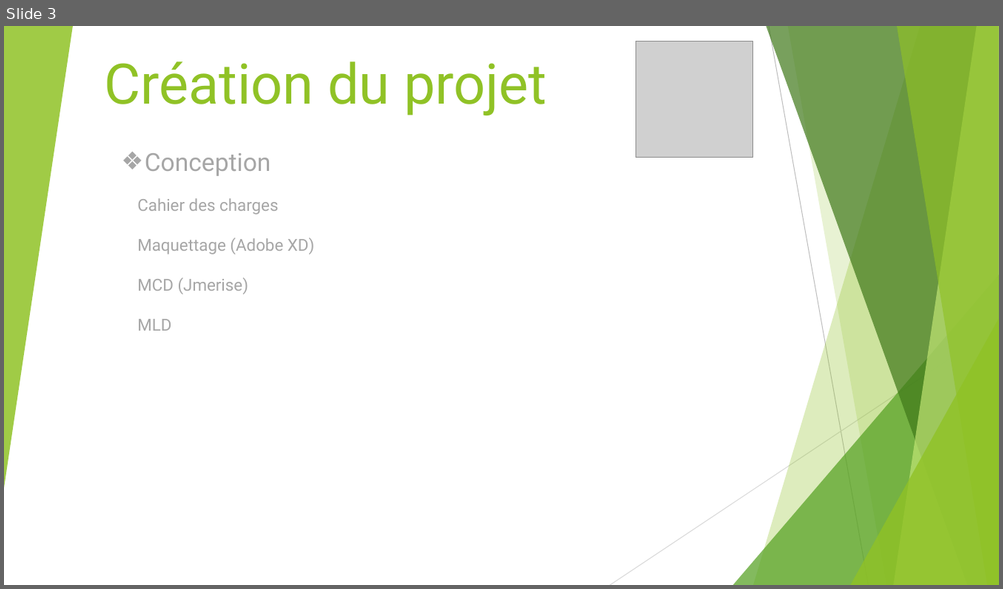
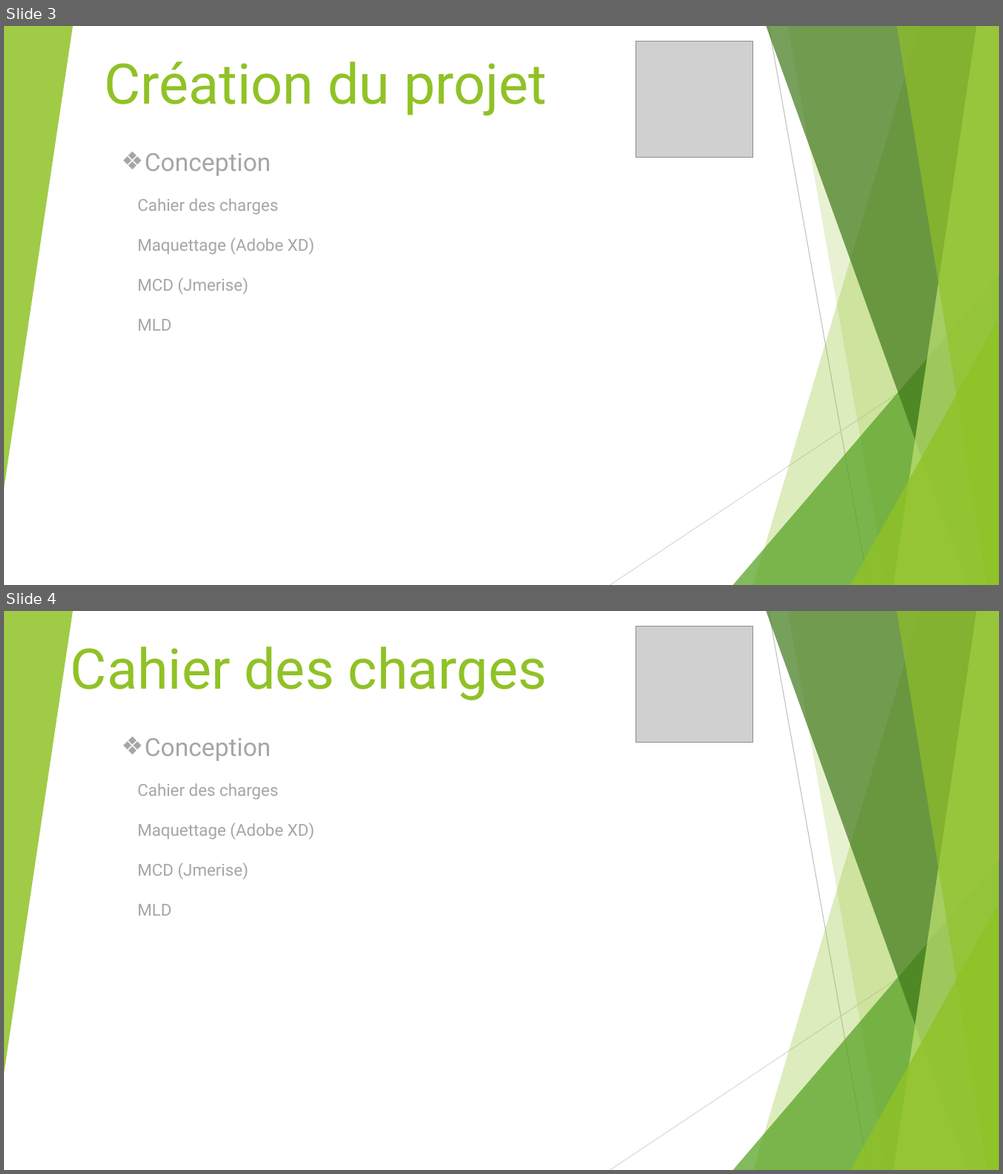
Before and after one commit to Sneak-ySnake/ProjetReseauSocialPro---Projet-fil-rouge, a slide deck: Presentation/PresentationTender.pptx. Shown one above the other, each under a label of ours: slide 3 before the commit, slides 3 and 4 after it. The pictures are 1003x589 and 1003x1174 pixels, drawn with LibreOffice and Linux fonts; fonts in the diff are those of the drawing; grey boxes stand for pictures. Boxes give left, top, right and bottom in pixels: in the first picture for what was removed or moved away, otherwise in the second. Text is boxed around its words. In the diff, an @@ line names an element or a change of style, - is before the commit and + after.

```diff
--- a/Presentation/PresentationTender.pptx
+++ b/Presentation/PresentationTender.pptx
@@ slide 4 added at (x1=4, y1=611, x2=999, y2=1170), background #FFFFFF; not listed: 10 template elements that a slide beside it also shows @@
@@ picture added at (x1=635, y1=626, x2=752, y2=743) @@
@@ title added at (x1=71, y1=647, x2=547, y2=701), 54 pt, text #90C226 @@
+Cahier des charges
@@ text added at (x1=145, y1=738, x2=271, y2=761), 24 pt, text #A6A6A6 @@
+❖ Conception
@@ text added at (x1=137, y1=783, x2=314, y2=916), 16 pt, text #A6A6A6 @@
+Cahier des charges
+Maquettage (Adobe XD)
+MCD (Jmerise)
+MLD
```
Also in this commit, not shown: 4 slides changed, 8 other slides added.
